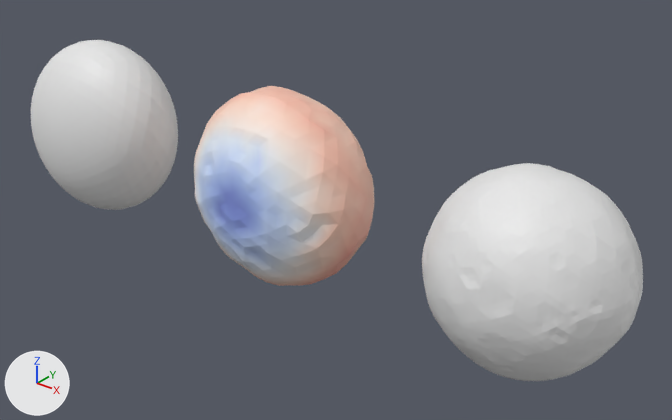
The glTF model workspaces/michael/gn_fit_compare.glb, before and after one commit.
Camera for both pictures: a 50 mm lens placed at (3.13, -3.43, 2.11), pointed at (0.26, 0.16, -0.12). Lighting does not change. The marker at lower left points along +X, +Y and +Z. The picture after the commit comes second. Where no turn or scale is listed for an object, it has been applied to the vertices.

Names of what the first picture shows: 'fitted', 'initial', 'star proxy (model 1)'.
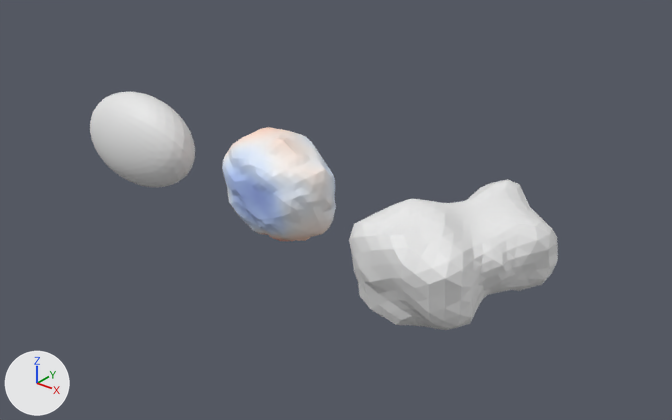
What differs and where, as boxes [x1, y1, x2, y2] in the pictures (672 x 420 px):
'star proxy (model 1)', deleted: before [422, 163, 643, 381]
'fitted', reshaped (36% narrower, 43% shorter): before [194, 86, 374, 286]; after [222, 127, 336, 241]
'star proxy (model 3)', added: after [349, 179, 558, 330]
'initial', reshaped (28% narrower, 43% shorter): before [31, 40, 178, 210]; after [90, 91, 195, 188]

Edits to the bpy script that builds the scene:
```text
Change me_initial:
    used by ob_initial; location = (0.0, 0.0, 0.0)
    remove me_initial.from_pydata(...)  # 642 vertices, 1280 faces; spans x -2.06..-0.948, y -0.376..0.376, z -0.556..0.556
    add me_initial.from_pydata(...)  # 642 vertices, 1280 faces; spans x -1.569..-0.721, y -0.204..0.204, z -0.291..0.291
    me_initial part 1: 642 of 642 vertices moved; they spanned x -2.06..-0.948, y -0.376..0.376, z -0.556..0.556 and now span x -1.569..-0.721, y -0.204..0.204, z -0.291..0.291; mean shift (0.359, 0.0, 0.0)
Change me_fitted:
    used by ob_fitted; location = (0.0, 0.0, 0.0)
    remove me_fitted.from_pydata(...)  # 642 vertices, 1280 faces; spans x -0.556..0.558, y -0.377..0.373, z -0.562..0.556
    add me_fitted.from_pydata(...)  # 642 vertices, 1280 faces; spans x -0.356..0.347, y -0.211..0.232, z -0.31..0.311
    me_fitted part 2: 642 of 642 vertices moved; they spanned x -0.556..0.558, y -0.377..0.373, z -0.562..0.556 and now span x -0.356..0.347, y -0.211..0.232, z -0.31..0.311; mean shift (-0.002, 0.003, 0.003)
Add me_star_proxy__model_3:
    me_star_proxy__model_3.from_pydata(...)  # 642 vertices, 1280 faces; spans x 0.728..1.561, y -0.496..0.499, z -0.3..0.302
Remove ob_star_proxy__model_1:
    ob_star_proxy__model_1 = bpy.data.objects.new('star proxy (model 1)', me_star_proxy__model_1)
    ob_star_proxy__model_1.location = (0.0, 0.0, 0.0)
Add ob_star_proxy__model_3:
    ob_star_proxy__model_3 = bpy.data.objects.new('star proxy (model 3)', me_star_proxy__model_3)
    ob_star_proxy__model_3.location = (0.0, 0.0, 0.0)
```
